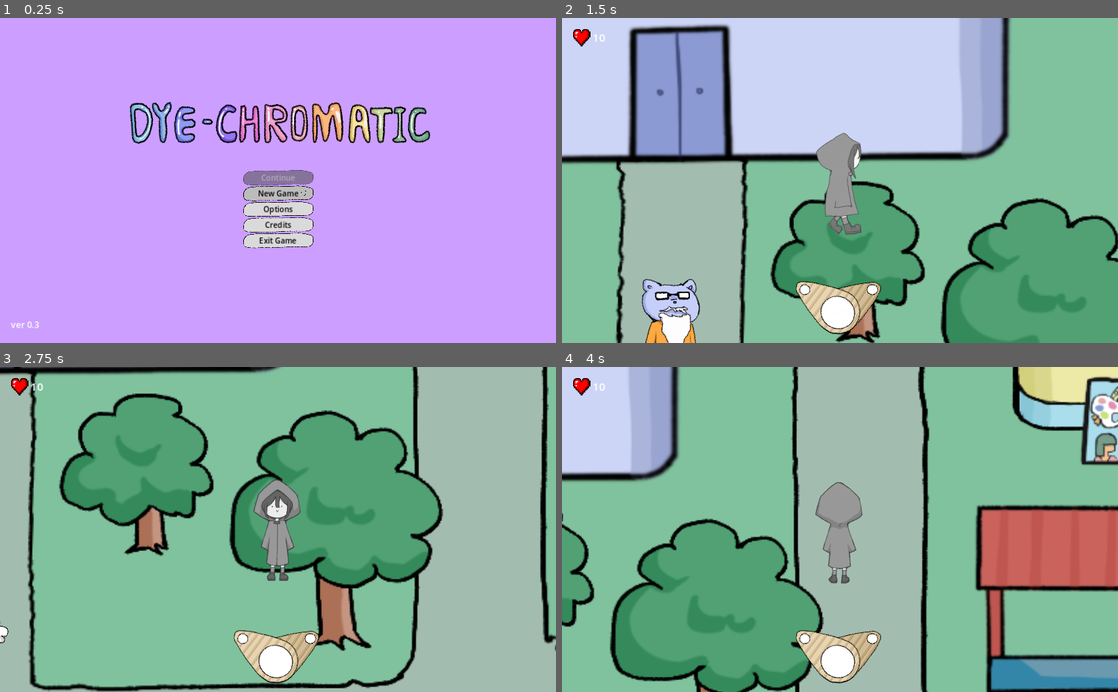
Above: before the commit, frames 1-4 (two rows, left to right).
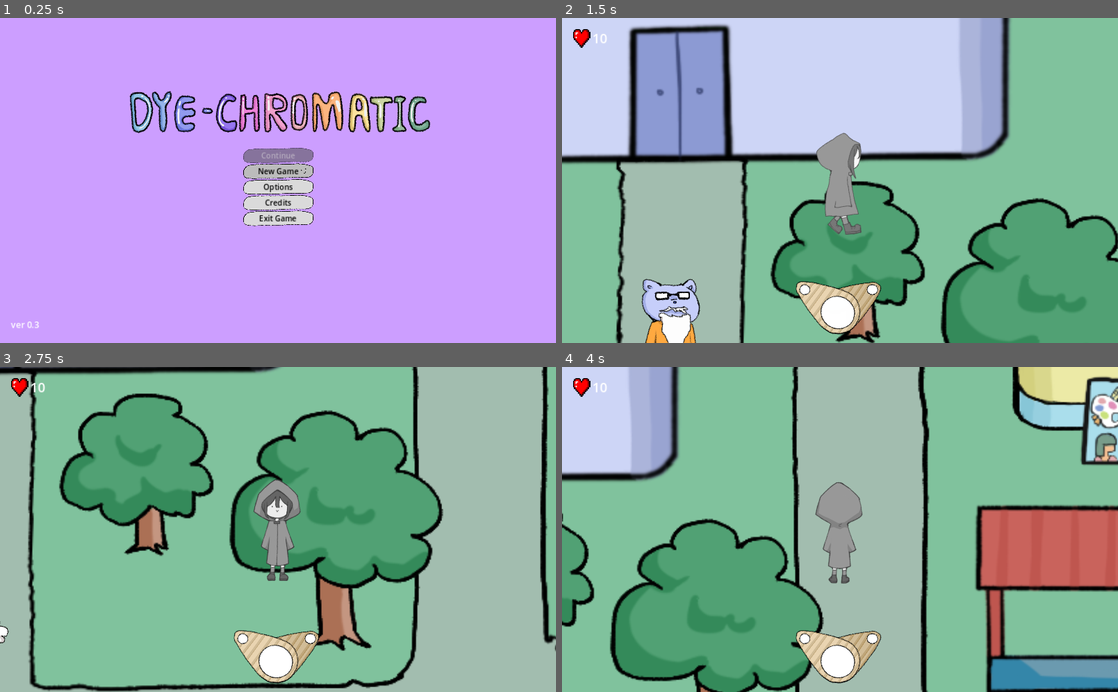
Above: after the commit, the same moments.

Repository: JMSVY-Super-Cool-Group-14/Dye-Chromatic
Game: Godot game, scene res://scenes/ui/main.tscn
Same seed, same stepped clock (60 frames per second), same inputs: the game is played once before the commit and once after it.
Inputs (mouse positions are in pixels of both pictures, inside the frame that each line leads up to):
- Up to frame 1 (0.25 s): no input
- Up to frame 2 (1.5 s): click "New Game" at 0.5 s; move the mouse to (962, 164) at 1.27 s; hold D (move_right) from 1.28 s (still down); hold C (interact) from 1.28 s (still down)
- Up to frame 3 (2.75 s): move the mouse to (166, 545) at 2.02 s; release D (move_right) at 2.03 s; release C (interact) at 2.03 s; hold S (move_down) from 2.03 s (still down); tap F (melee_attack) at 2.1 s
- Up to frame 4 (4 s): move the mouse to (895, 458) at 2.77 s; release S (move_down) at 2.78 s; hold D (move_right) 2.78-3.53 s; hold Space (ranged_attack) 2.78-3.53 s; move the mouse to (812, 594) at 3.52 s; hold W (move_up) from 3.53 s (still down); tap J (special_attack) at 3.6 s

The runs differ from the first frame. In frame 1, 8.1% of the frame differs, in the area x 23-78%, y 22-71%; in frame 2, less than 0.1%; in frame 3, less than 0.1%; in frame 4, less than 0.1%.

Commit message:
Update menu background

Diff:
--- a/src/assets/UI/options.tres
+++ b/src/assets/UI/options.tres
@@ -1,6 +1,9 @@
-[gd_resource type="Theme" load_steps=9 format=3 uid="uid://cheonynu1k4d3"]
+[gd_resource type="Theme" load_steps=13 format=3 uid="uid://cheonynu1k4d3"]
 
 [ext_resource type="Texture2D" uid="uid://cxrvvhdto2f5i" path="res://assets/UI/Slider.png" id="1_xiiyc"]
+[ext_resource type="Texture2D" uid="uid://btba77xp6fk30" path="res://assets/UI/Menu-board.png" id="2_jweec"]
+[ext_resource type="Texture2D" uid="uid://dh0a5g51qrg0v" path="res://assets/UI/Menu-tab-1.png" id="3_ukqh7"]
+[ext_resource type="Texture2D" uid="uid://bfpv77q1ly1xg" path="res://assets/UI/Menu-tab-2.png" id="4_ro31d"]
 
 [sub_resource type="StyleBoxFlat" id="StyleBoxFlat_mlj64"]
 content_margin_left = 8.0
@@ -52,47 +55,36 @@
 corner_radius_bottom_left = 2
 corner_detail = 10
 
-[sub_resource type="StyleBoxFlat" id="StyleBoxFlat_qkjmj"]
-content_margin_left = 20.0
-content_margin_top = 10.0
-content_margin_right = 20.0
-content_margin_bottom = 10.0
-bg_color = Color(1, 0.85098, 0.701961, 1)
-border_width_left = 3
-border_width_top = 3
-border_width_right = 3
-border_width_bottom = 3
-border_color = Color(0, 0, 0, 1)
-corner_radius_top_left = 2
-corner_radius_top_right = 2
-corner_radius_bottom_right = 2
-corner_radius_bottom_left = 2
-corner_detail = 10
+[sub_resource type="StyleBoxTexture" id="StyleBoxTexture_syulg"]
+content_margin_left = 70.0
+content_margin_top = 60.0
+content_margin_right = 70.0
+content_margin_bottom = 50.0
+texture = ExtResource("2_jweec")
 
-[sub_resource type="StyleBoxFlat" id="StyleBoxFlat_0qsjo"]
-content_margin_left = 10.0
-content_margin_right = 10.0
-bg_color = Color(1, 0.85098, 0.701961, 1)
-border_width_left = 2
-border_width_top = 2
-border_width_right = 2
-border_width_bottom = 2
-border_color = Color(0, 0, 0, 1)
-corner_radius_top_left = 2
-corner_radius_top_right = 2
-corner_detail = 10
+[sub_resource type="StyleBoxTexture" id="StyleBoxTexture_gvhs7"]
+content_margin_left = 8.0
+content_margin_top = 2.0
+content_margin_right = 8.0
+content_margin_bottom = 0.0
+texture = ExtResource("3_ukqh7")
+expand_margin_bottom = 2.0
+modulate_color = Color(1, 1, 1, 0.611765)
 
-[sub_resource type="StyleBoxFlat" id="StyleBoxFlat_6ae0k"]
-content_margin_left = 10.0
-content_margin_right = 10.0
-bg_color = Color(0.952941, 0.862745, 0.776471, 1)
-border_width_left = 2
-border_width_top = 2
-border_width_right = 2
-border_width_bottom = 2
-border_color = Color(0, 0, 0, 1)
-corner_radius_top_left = 2
-corner_radius_top_right = 2
+[sub_resource type="StyleBoxTexture" id="StyleBoxTexture_agxqs"]
+content_margin_left = 8.0
+content_margin_top = 2.0
+content_margin_right = 8.0
+content_margin_bottom = 0.0
+texture = ExtResource("3_ukqh7")
+expand_margin_bottom = 2.0
+
+[sub_resource type="StyleBoxTexture" id="StyleBoxTexture_5ycg7"]
+content_margin_left = 8.0
+content_margin_top = 2.0
+content_margin_right = 8.0
+texture = ExtResource("4_ro31d")
+expand_margin_bottom = 2.0
 
 [resource]
 CheckBox/styles/focus = SubResource("StyleBoxFlat_mlj64")
@@ -104,10 +96,11 @@
 HSlider/icons/grabber_highlight = ExtResource("1_xiiyc")
 Label/colors/font_color = Color(0, 0, 0, 1)
 PanelContainer/styles/panel = SubResource("StyleBoxFlat_dgjkf")
-TabContainer/colors/font_hovered_color = Color(0.411765, 0.411765, 0.411765, 1)
+TabContainer/colors/font_hovered_color = Color(0.654902, 0.654902, 0.654902, 1)
 TabContainer/colors/font_selected_color = Color(0, 0, 0, 1)
 TabContainer/colors/font_unselected_color = Color(0.192157, 0.192157, 0.192157, 1)
-TabContainer/styles/panel = SubResource("StyleBoxFlat_qkjmj")
-TabContainer/styles/tab_hovered = SubResource("StyleBoxFlat_0qsjo")
-TabContainer/styles/tab_selected = SubResource("StyleBoxFlat_0qsjo")
-TabContainer/styles/tab_unselected = SubResource("StyleBoxFlat_6ae0k")
+TabContainer/styles/panel = SubResource("StyleBoxTexture_syulg")
+TabContainer/styles/tab_focus = SubResource("StyleBoxTexture_gvhs7")
+TabContainer/styles/tab_hovered = SubResource("StyleBoxTexture_gvhs7")
+TabContainer/styles/tab_selected = SubResource("StyleBoxTexture_agxqs")
+TabContainer/styles/tab_unselected = SubResource("StyleBoxTexture_5ycg7")
--- a/src/scenes/game.tscn
+++ b/src/scenes/game.tscn
@@ -59,7 +59,7 @@
 
 [node name="Label" type="Label" parent="UI/Health"]
 layout_mode = 2
-theme_override_font_sizes/font_size = 20
+theme_override_font_sizes/font_size = 24
 
 [node name="ColourControl" type="Control" parent="UI"]
 custom_minimum_size = Vector2(260, 140)
@@ -161,50 +161,6 @@
 position = Vector2(685.6, 416.5)
 scale = Vector2(1, 1)
 
-[node name="Slime50" parent="EnemyManager" instance=ExtResource("2_h5rq2")]
-position = Vector2(717.1, 508.4)
-scale = Vector2(1, 1)
-
-[node name="Slime49" parent="EnemyManager" instance=ExtResource("2_h5rq2")]
-position = Vector2(714.4, 525.8)
-scale = Vector2(1, 1)
-
-[node name="Slime48" parent="EnemyManager" instance=ExtResource("2_h5rq2")]
-position = Vector2(736.9, 497)
-scale = Vector2(1, 1)
-
-[node name="Slime47" parent="EnemyManager" instance=ExtResource("2_h5rq2")]
-position = Vector2(694, 507.8)
-scale = Vector2(1, 1)
-
-[node name="Slime46" parent="EnemyManager" instance=ExtResource("2_h5rq2")]
-position = Vector2(696.1, 529.1)
-scale = Vector2(1, 1)
-
-[node name="Slime45" parent="EnemyManager" instance=ExtResource("2_h5rq2")]
-position = Vector2(733.9, 527.6)
-scale = Vector2(1, 1)
-
-[node name="Slime44" parent="EnemyManager" instance=ExtResource("2_h5rq2")]
-position = Vector2(727.3, 538.1)
-scale = Vector2(1, 1)
-
-[node name="Slime43" parent="EnemyManager" instance=ExtResource("2_h5rq2")]
-position = Vector2(749.8, 512)
-scale = Vector2(1, 1)
-
-[node name="Slime42" parent="EnemyManager" instance=ExtResource("2_h5rq2")]
-position = Vector2(741.1, 539.6)
-scale = Vector2(1, 1)
-
-[node name="Slime41" parent="EnemyManager" instance=ExtResource("2_h5rq2")]
-position = Vector2(764.5, 527)
-scale = Vector2(1, 1)
-
-[node name="Slime40" parent="EnemyManager" instance=ExtResource("2_h5rq2")]
-position = Vector2(792.7, 528.5)
-scale = Vector2(1, 1)
-
 [node name="Slime39" parent="EnemyManager" instance=ExtResource("2_h5rq2")]
 position = Vector2(784.6, 498.5)
 scale = Vector2(1, 1)
--- a/src/scenes/ui/input_button.tscn
+++ b/src/scenes/ui/input_button.tscn
@@ -25,6 +25,7 @@
 
 [node name="Action" type="Label" parent="MarginContainer/HBoxContainer"]
 layout_mode = 2
+theme_override_colors/font_color = Color(1, 1, 1, 1)
 text = "Action Name"
 
 [node name="Space" type="Control" parent="MarginContainer/HBoxContainer"]
@@ -33,4 +34,5 @@
 
 [node name="InputKey" type="Label" parent="MarginContainer/HBoxContainer"]
 layout_mode = 2
+theme_override_colors/font_color = Color(1, 1, 1, 1)
 text = "Input Key"
--- a/src/scenes/ui/main.tscn
+++ b/src/scenes/ui/main.tscn
@@ -16,9 +16,9 @@
 anchor_left = 0.5
 anchor_right = 0.5
 offset_left = -309.0
-offset_top = 120.0
+offset_top = 100.0
 offset_right = 1739.0
-offset_bottom = 638.0
+offset_bottom = 618.0
 grow_horizontal = 2
 scale = Vector2(0.3, 0.3)
 texture = ExtResource("2_cflg0")
@@ -44,10 +44,10 @@
 anchor_top = 0.5
 anchor_right = 0.5
 anchor_bottom = 0.5
-offset_left = -46.5
-offset_top = -20.0
-offset_right = 46.5
-offset_bottom = 121.0
+offset_left = -221.5
+offset_top = -240.0
+offset_right = 221.5
+offset_bottom = 260.0
 grow_horizontal = 2
 grow_vertical = 2
 size_flags_horizontal = 4
--- a/src/scenes/ui/options.tscn
+++ b/src/scenes/ui/options.tscn
@@ -7,13 +7,15 @@
 [ext_resource type="Script" path="res://scripts/ui/input_settings.gd" id="4_33oaj"]
 
 [node name="Options" type="TabContainer"]
-custom_minimum_size = Vector2(300, 300)
+custom_minimum_size = Vector2(440, 500)
 offset_right = 300.0
 offset_bottom = 300.0
 size_flags_horizontal = 4
 theme = ExtResource("1_amv88")
+current_tab = 2
 
 [node name="Audio" type="VBoxContainer" parent="."]
+visible = false
 layout_mode = 2
 
 [node name="Master" type="VBoxContainer" parent="Audio"]
@@ -21,7 +23,7 @@
 alignment = 1
 
 [node name="Label" type="Label" parent="Audio/Master"]
-custom_minimum_size = Vector2(0, 40)
+custom_minimum_size = Vector2(0, 20)
 layout_mode = 2
 text = "Master Volume"
 vertical_alignment = 2
@@ -38,7 +40,7 @@
 alignment = 1
 
 [node name="Label" type="Label" parent="Audio/Music"]
-custom_minimum_size = Vector2(0, 40)
+custom_minimum_size = Vector2(0, 20)
 layout_mode = 2
 text = "Music Volume"
 vertical_alignment = 2
@@ -55,7 +57,7 @@
 alignment = 1
 
 [node name="Label" type="Label" parent="Audio/Effects"]
-custom_minimum_size = Vector2(0, 40)
+custom_minimum_size = Vector2(0, 20)
 layout_mode = 2
 text = "SFX Volume"
 vertical_alignment = 2
@@ -92,7 +94,6 @@
 popup/item_1/id = 1
 
 [node name="Input" type="VBoxContainer" parent="."]
-visible = false
 layout_mode = 2
 script = ExtResource("4_33oaj")
 
@@ -107,7 +108,6 @@
 
 [node name="InputButton" parent="Input/ScrollContainer/Actions" instance=ExtResource("4_15pbd")]
 layout_mode = 2
-theme_override_colors/font_color = Color(1, 1, 1, 1)
 
 [connection signal="pressed" from="Video/VBoxContainer/CheckBox" to="Video/VBoxContainer" method="_on_check_box_pressed"]
 [connection signal="item_selected" from="Video/VBoxContainer/OptionButton" to="Video/VBoxContainer" method="_on_option_button_item_selected"]
Binary file added: src/assets/UI/Menu-board.png
Not shown, added: src/assets/UI/Menu-board.png.import
Binary file added: src/assets/UI/Menu-tab-1.png
Not shown, added: src/assets/UI/Menu-tab-1.png.import
Binary file added: src/assets/UI/Menu-tab-2.png
Not shown, added: src/assets/UI/Menu-tab-2.png.import
Binary file added: src/assets/legacy/walking_up/Indicator.png
Not shown, added: src/assets/legacy/walking_up/Indicator.png.import
